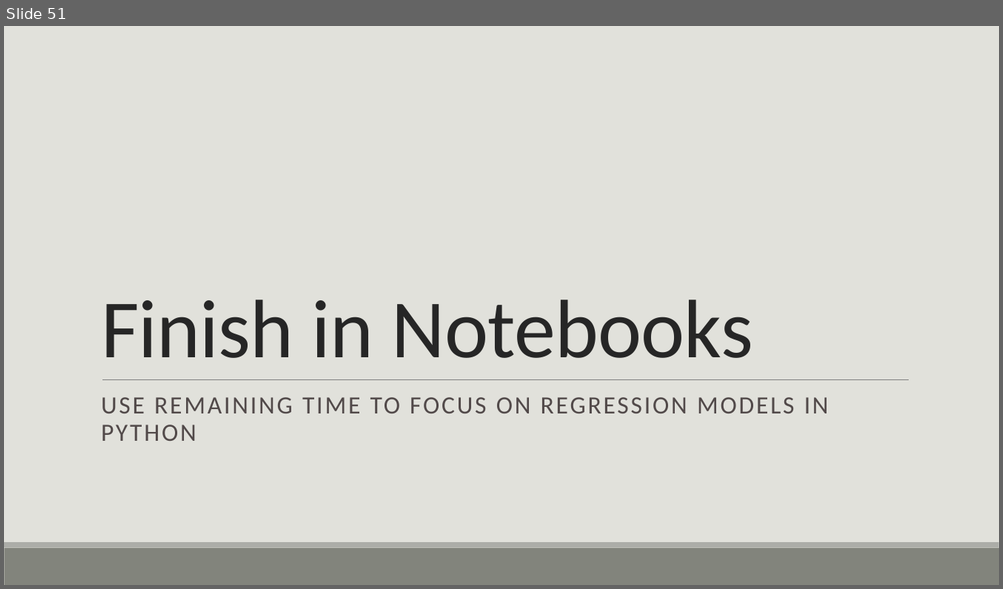
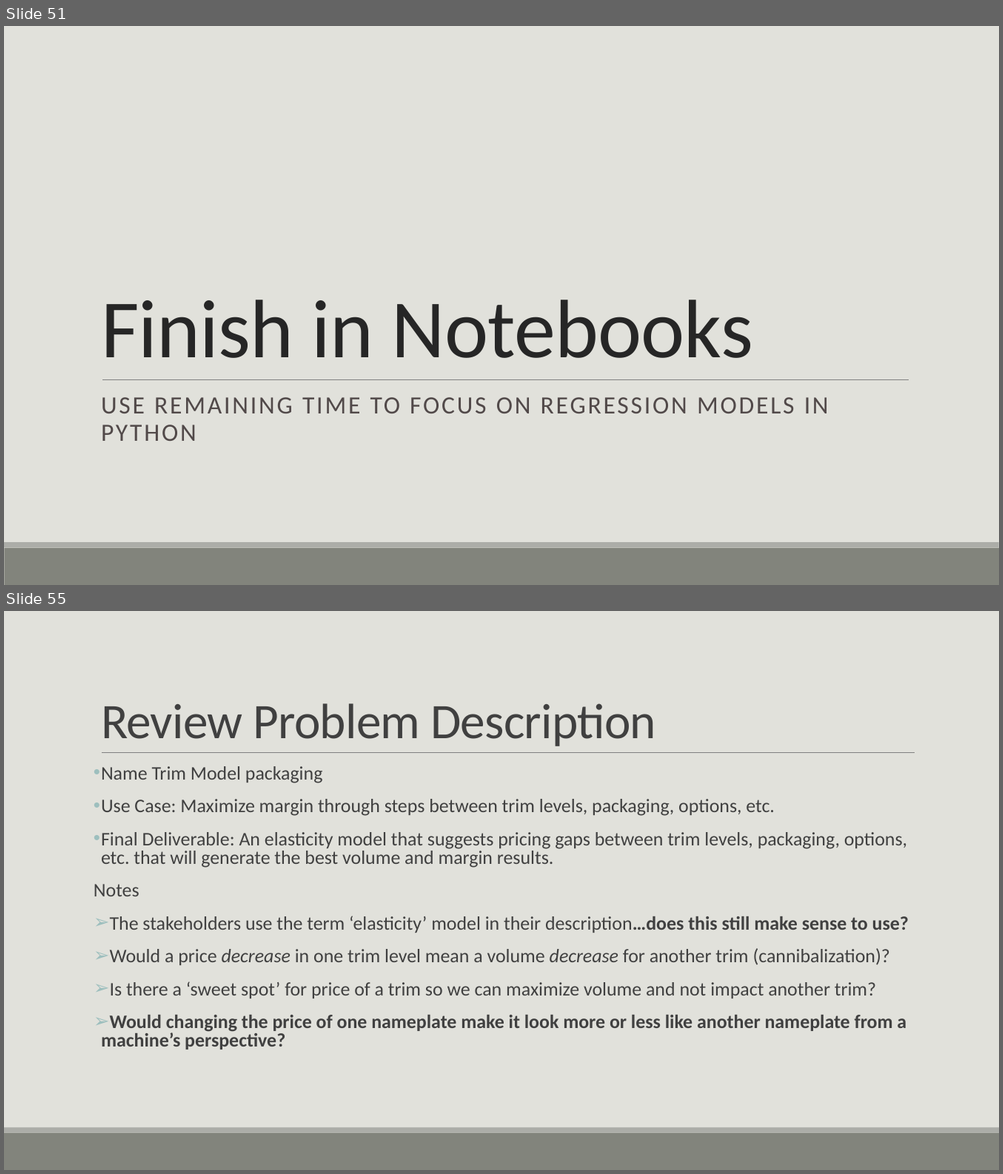
Before and after one commit to casey-whorton-waynestate/public-course-content, a slide deck: Wayne State Course.pptx. Shown one above the other, each under a label of ours: slide 51 before the commit, slides 51 and 55 after it; the slides between them are not shown. The pictures are 1003x589 and 1003x1174 pixels, drawn with LibreOffice and Linux fonts; fonts in the diff are those of the drawing. Boxes give left, top, right and bottom in pixels: in the first picture for what was removed or moved away, otherwise in the second. Text is boxed around its words. In the diff, an @@ line names an element or a change of style, - is before the commit and + after.

```diff
--- a/Wayne State Course.pptx
+++ b/Wayne State Course.pptx
@@ slide 55 added at <box>4,611,999,1170</box>, background #E1E1DB; not listed: 2 template elements that a slide beside it also shows @@
@@ title added at <box>101,703,656,746</box>, 48 pt, text #404040 @@
+Review Problem Description
@@ line added from (102, 753) to (915, 753), #808080 0.5 pt @@
@@ text added at <box>94,766,908,1050</box>, 18.5 pt, text #404040 @@
+• Name Trim Model packaging
+• Use Case: Maximize margin through steps between trim levels, packaging, options, etc.
+• Final Deliverable: An elasticity model that suggests pricing gaps between trim levels, packaging, options, etc. that will generate the best volume and margin results.
+Notes
+➢ The stakeholders use the term ‘elasticity’ model in their description…does this still make sense to use?
+➢ Would a price decrease in one trim level mean a volume decrease for another trim (cannibalization)?
+➢ Is there a ‘sweet spot’ for price of a trim so we can maximize volume and not impact another trim?
+➢ Would changing the price of one nameplate make it look more or less like another nameplate from a machine’s perspective?
```
Also in this commit, not shown: 5 slides changed, 13 other slides added, 6 slides removed.
